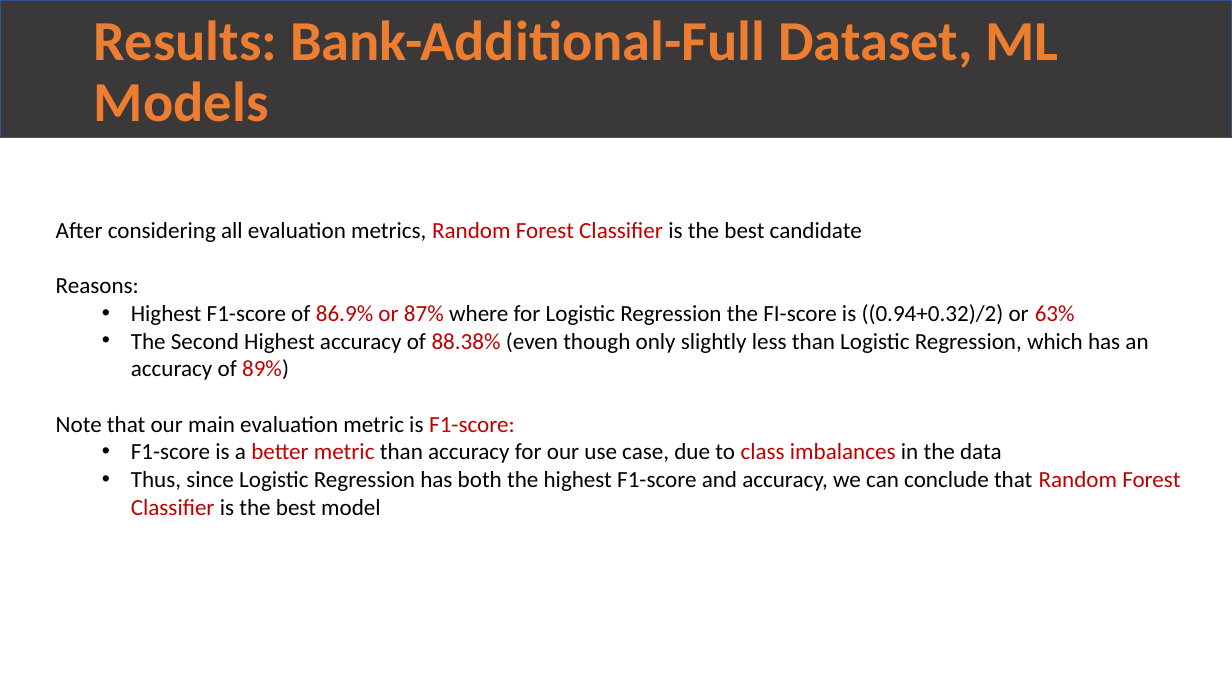
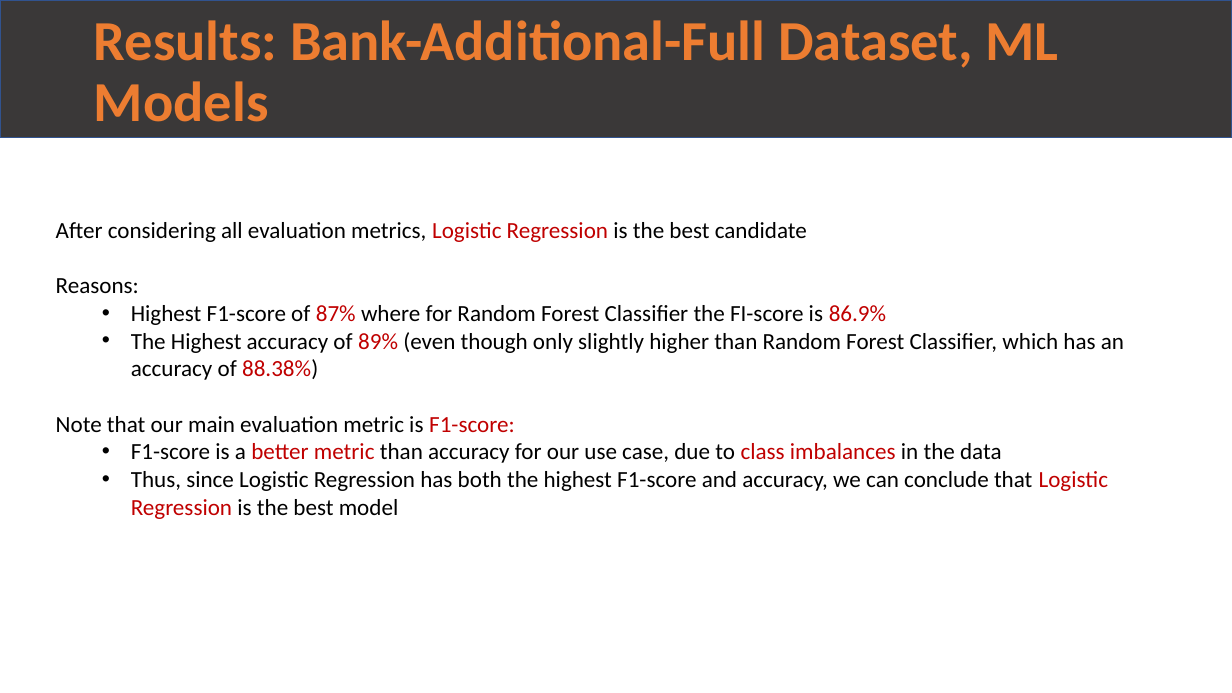
Before and after one commit to rirumel/data_science_bank_marketing_Campaign, a slide deck: slide 11 of presentation/week13_final_presentation.pptx. Drawn at 1232x693 pixels with LibreOffice and Linux fonts; fonts in the diff are those of the drawing. Boxes give left, top, right and bottom in pixels: in the first picture for what was removed or moved away, otherwise in the second. Text is boxed around its words. In the diff, an @@ line names an element or a change of style, - is before the commit and + after.

```diff
--- a/presentation/week13_final_presentation.pptx
+++ b/presentation/week13_final_presentation.pptx
@@ text at box(56, 222, 807, 242): text changed @@
-After considering all evaluation metrics, Random Forest Classifier is the best candidate
+After considering all evaluation metrics, Logistic Regression is the best candidate
@@ text at box(131, 305, 1124, 380): text changed @@
-  • Highest F1-score of 86.9% or 87% where for Logistic Regression the FI-score is ((0.94+0.32)/2) or 63%
-  • The Second Highest accuracy of 88.38% (even though only slightly less than Logistic Regression, which has an accuracy of 89%)
+  • Highest F1-score of 87% where for Random Forest Classifier the FI-score is 86.9%
+  • The Highest accuracy of 89% (even though only slightly higher than Random Forest Classifier, which has an accuracy of 88.38%)
@@ text at box(131, 471, 1108, 519): text changed @@
-  • Thus, since Logistic Regression has both the highest F1-score and accuracy, we can conclude that Random Forest Classifier is the best model
+  • Thus, since Logistic Regression has both the highest F1-score and accuracy, we can conclude that Logistic Regression is the best model
```
Also in this commit, not shown: 2 other slides changed, 2 other files.
